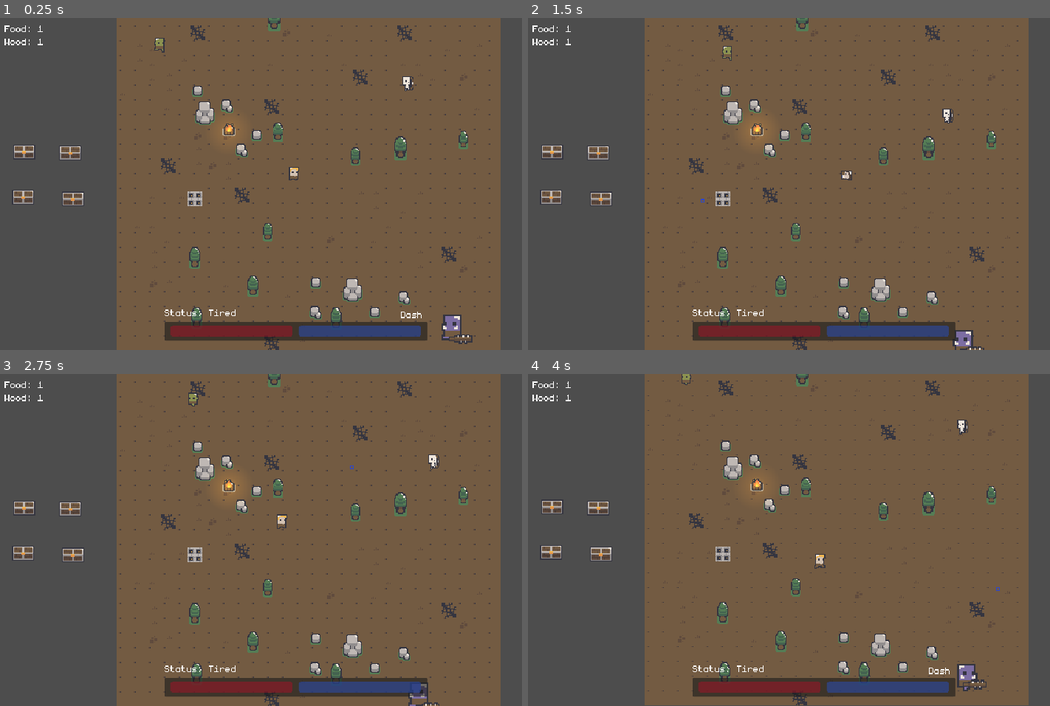
Above: before the commit, frames 1-4 (two rows, left to right).
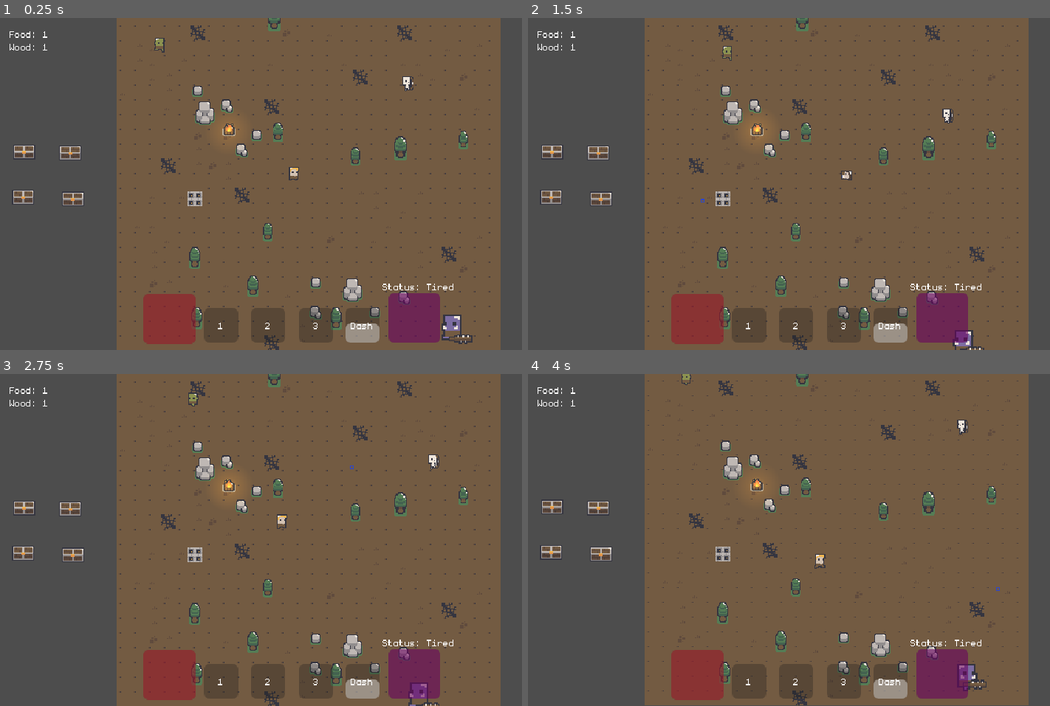
Above: after the commit, the same moments.

Repository: qmarsala/DeliciousDungeon
Game: Godot game, scene res://scenes/debug.tscn
Two runs of this game, one before a commit and one after it. Both use one fixed random seed, a clock stepped at 60 frames per second and the inputs below. This scene is started directly instead of the project's main scene.
Inputs (mouse positions are in pixels of both pictures, inside the frame that each line leads up to):
- Up to frame 1 (0.25 s): no input
- Up to frame 2 (1.5 s): move the mouse to (950, 167) at 0.52 s; tap Q (ability_one) at 0.6 s; click (950, 167) at 0.67 s; move the mouse to (700, 200) at 1.27 s; right-click (700, 200) at 1.35 s; click (700, 200) at 1.42 s
- Up to frame 3 (2.75 s): move the mouse to (349, 466) at 2.02 s; hold F (interact) from 2.03 s (still down); click (349, 466) at 2.17 s
- Up to frame 4 (4 s): move the mouse to (789, 606) at 2.77 s; release F (interact) at 2.78 s; click (789, 606) at 2.85 s; move the mouse to (997, 589) at 3.52 s; tap Q (ability_one) at 3.6 s; click (997, 589) at 3.67 s

The runs differ from the first frame. In frame 1, 6.1% of the frame differs, in the area x 0-87%, y 2-99%; in frame 2, 6.1%; in frame 3, 6.1%; in frame 4, 6.1%.
Error after the commit: Cannot call method 'hide' on a null value. (res://assets/scripts/ui/player_ui.gd:26)

Commit message:
new ui to track abilities

Diff:
--- a/src/scenes/ui/player_ui.tscn
+++ b/src/scenes/ui/player_ui.tscn
@@ -1,12 +1,10 @@
-[gd_scene load_steps=5 format=3 uid="uid://b1bfcy70vhh2k"]
+[gd_scene load_steps=4 format=3 uid="uid://b1bfcy70vhh2k"]
 
 [ext_resource type="Script" path="res://assets/scripts/ui/player_ui.gd" id="1_bgem0"]
 
 [sub_resource type="LabelSettings" id="LabelSettings_p08b3"]
 
 [sub_resource type="LabelSettings" id="LabelSettings_51dl0"]
-
-[sub_resource type="LabelSettings" id="LabelSettings_k6bk4"]
 
 [node name="PlayerUI" type="Control"]
 layout_mode = 3
@@ -23,10 +21,10 @@
 [node name="FoodCountLabel" type="Label" parent="."]
 unique_name_in_owner = true
 layout_mode = 0
-offset_left = -315.0
-offset_top = -356.0
-offset_right = -242.0
-offset_bottom = -340.0
+offset_left = -310.0
+offset_top = -350.0
+offset_right = -237.0
+offset_bottom = -334.0
 text = "Food: 0"
 label_settings = SubResource("LabelSettings_p08b3")
 vertical_alignment = 1
@@ -34,10 +32,10 @@
 [node name="WoodCountLabel" type="Label" parent="."]
 unique_name_in_owner = true
 layout_mode = 0
-offset_left = -315.0
-offset_top = -342.0
-offset_right = -252.0
-offset_bottom = -327.0
+offset_left = -310.0
+offset_top = -336.0
+offset_right = -247.0
+offset_bottom = -321.0
 text = "Wood: 0"
 label_settings = SubResource("LabelSettings_p08b3")
 vertical_alignment = 1
@@ -45,70 +43,133 @@
 [node name="StatusLabel" type="Label" parent="."]
 unique_name_in_owner = true
 layout_mode = 0
-offset_left = -142.0
-offset_top = -49.0
-offset_right = -50.0
-offset_bottom = -31.0
-text = "Status: Rested"
+offset_left = 94.0
+offset_top = -77.0
+offset_right = 166.0
+offset_bottom = -59.0
+text = "Rested"
 label_settings = SubResource("LabelSettings_51dl0")
+horizontal_alignment = 1
 vertical_alignment = 1
 
-[node name="Panel" type="Panel" parent="."]
-layout_mode = 0
-offset_left = -142.0
-offset_top = -30.0
-offset_right = 288.0
-offset_bottom = 20.0
-scale = Vector2(0.662172, 0.408148)
-mouse_filter = 2
-
-[node name="HealthBar" type="ProgressBar" parent="Panel"]
+[node name="HealthBar" type="ProgressBar" parent="."]
 unique_name_in_owner = true
 modulate = Color(0.827964, 0.119937, 0.216825, 1)
 layout_mode = 0
-offset_left = 10.0
-offset_top = 10.0
-offset_right = 210.0
-offset_bottom = 40.0
+offset_left = -165.0
+offset_top = -60.0
+offset_right = -108.0
+offset_bottom = -6.0
 mouse_filter = 2
 max_value = 10.0
 value = 5.0
+fill_mode = 3
 show_percentage = false
 
-[node name="HungerBar" type="ProgressBar" parent="Panel"]
+[node name="HungerBar" type="ProgressBar" parent="."]
 unique_name_in_owner = true
-modulate = Color(0.224528, 0.402987, 0.931931, 1)
+modulate = Color(0.568627, 0, 0.517647, 1)
 layout_mode = 0
-offset_left = 220.0
-offset_top = 10.0
-offset_right = 420.0
-offset_bottom = 40.0
+offset_left = 101.0
+offset_top = -61.0
+offset_right = 157.0
+offset_bottom = -7.0
 mouse_filter = 2
 max_value = 10.0
 value = 5.0
+fill_mode = 3
 show_percentage = false
+
+[node name="Ability1Cooldown" type="ProgressBar" parent="."]
+layout_mode = 0
+offset_left = -99.0
+offset_top = -45.0
+offset_right = -62.0
+offset_bottom = -7.0
+fill_mode = 3
+show_percentage = false
+
+[node name="Label" type="Label" parent="Ability1Cooldown"]
+layout_mode = 0
+offset_left = 1.0
+offset_top = 3.0
+offset_right = 36.0
+offset_bottom = 35.0
+text = "1"
+horizontal_alignment = 1
+vertical_alignment = 1
+autowrap_mode = 2
+
+[node name="Ability2Cooldown" type="ProgressBar" parent="."]
+layout_mode = 0
+offset_left = -48.0
+offset_top = -45.0
+offset_right = -11.0
+offset_bottom = -7.0
+fill_mode = 3
+show_percentage = false
+
+[node name="Label" type="Label" parent="Ability2Cooldown"]
+layout_mode = 0
+offset_left = 1.0
+offset_top = 3.0
+offset_right = 36.0
+offset_bottom = 35.0
+text = "2"
+horizontal_alignment = 1
+vertical_alignment = 1
+autowrap_mode = 2
+
+[node name="Ability3Cooldown" type="ProgressBar" parent="."]
+layout_mode = 0
+offset_left = 4.0
+offset_top = -45.0
+offset_right = 41.0
+offset_bottom = -7.0
+fill_mode = 3
+show_percentage = false
+
+[node name="Label" type="Label" parent="Ability3Cooldown"]
+layout_mode = 0
+offset_left = 1.0
+offset_top = 3.0
+offset_right = 36.0
+offset_bottom = 35.0
+text = "3"
+horizontal_alignment = 1
+vertical_alignment = 1
+autowrap_mode = 2
+
+[node name="DashCooldown" type="ProgressBar" parent="."]
+layout_mode = 0
+offset_left = 54.0
+offset_top = -45.0
+offset_right = 91.0
+offset_bottom = -7.0
+value = 50.0
+fill_mode = 3
+show_percentage = false
+
+[node name="Label" type="Label" parent="DashCooldown"]
+layout_mode = 0
+offset_left = 1.0
+offset_top = 3.0
+offset_right = 36.0
+offset_bottom = 35.0
+text = "Dash"
+horizontal_alignment = 1
+vertical_alignment = 1
+autowrap_mode = 2
 
 [node name="ChargedAttackBar" type="ProgressBar" parent="."]
 unique_name_in_owner = true
 visible = false
 modulate = Color(0.909804, 0.666667, 0.0823529, 1)
 layout_mode = 0
-offset_left = -67.0
-offset_top = -62.0
-offset_right = 133.0
-offset_bottom = -35.0
+offset_left = -98.0
+offset_top = -60.0
+offset_right = 185.0
+offset_bottom = -33.0
 scale = Vector2(0.663405, 0.435025)
 mouse_filter = 2
 show_percentage = false
-
-[node name="DashIcon" type="Label" parent="."]
-unique_name_in_owner = true
-layout_mode = 0
-offset_left = 111.0
-offset_top = -46.0
-offset_right = 142.0
-offset_bottom = -31.0
-text = "Dash"
-label_settings = SubResource("LabelSettings_k6bk4")
-horizontal_alignment = 1
-vertical_alignment = 1
